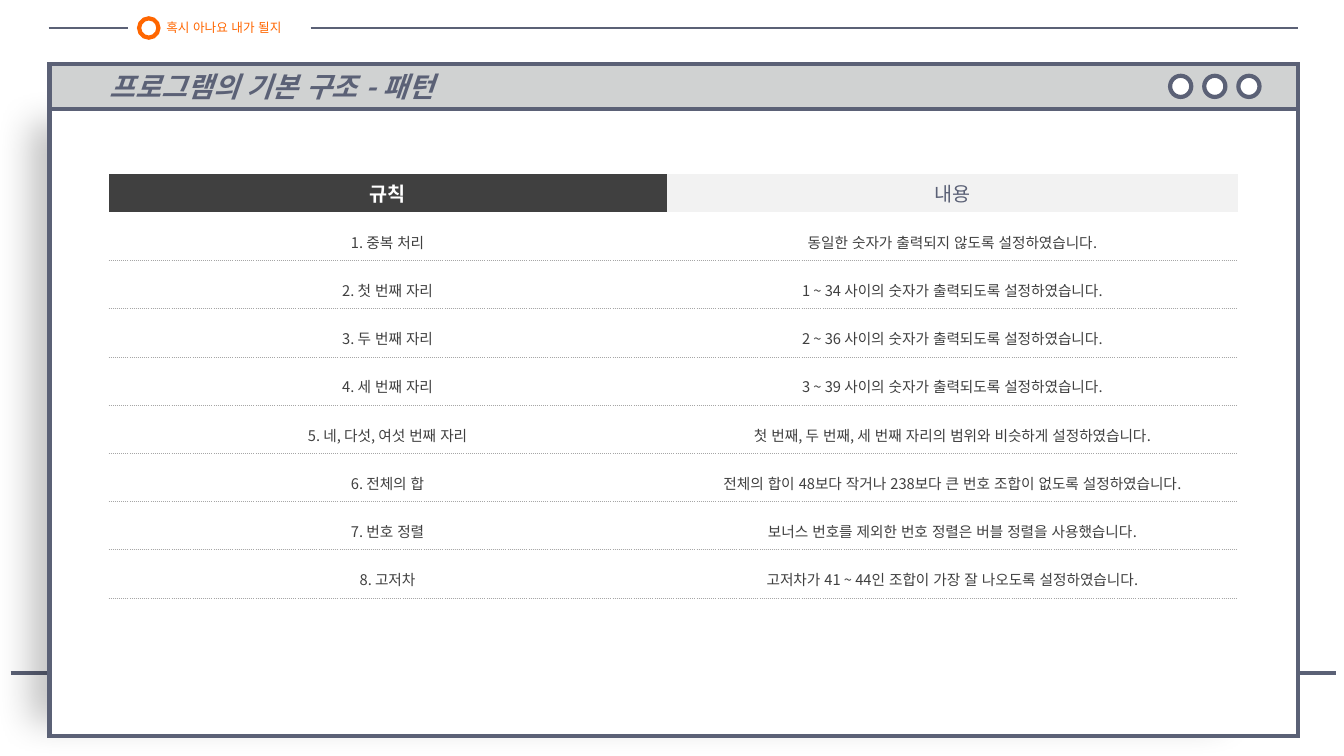
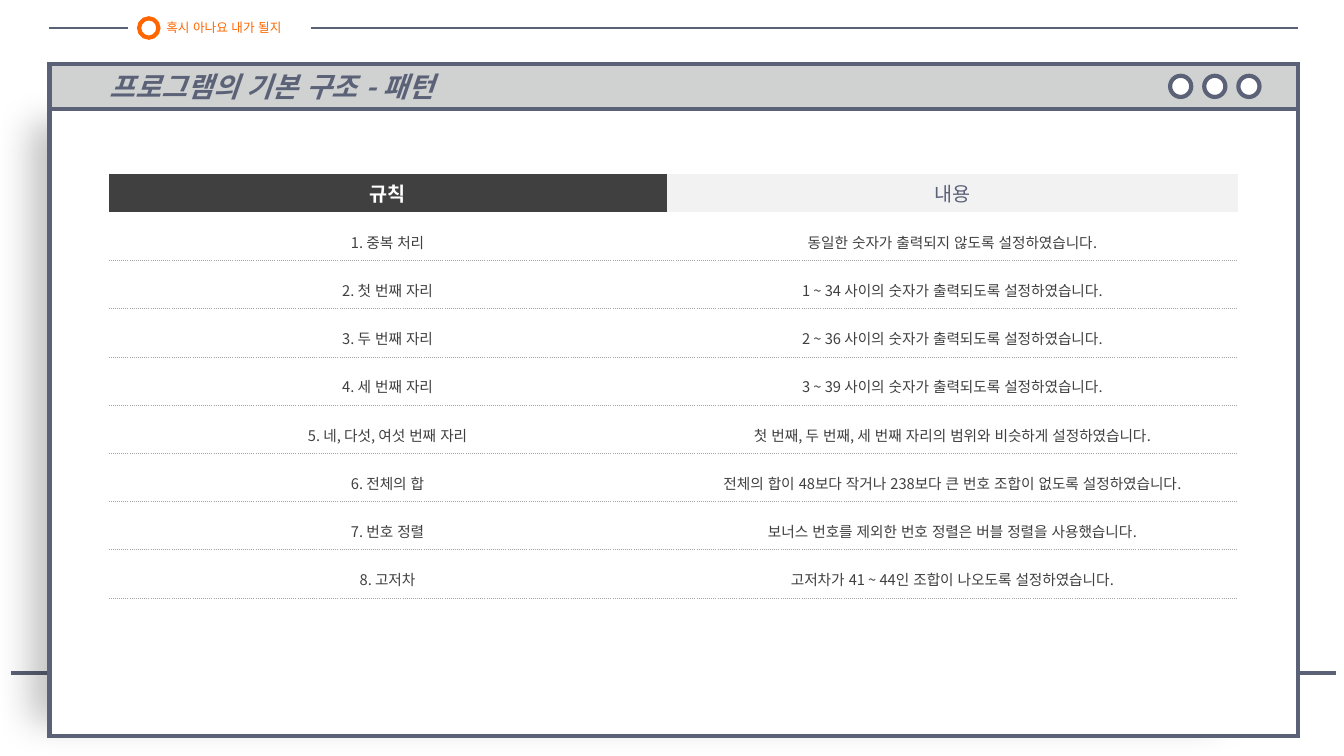
Before and after one commit to galaxy-light/201126-210604, a slide deck: slide 6 of 포트폴리오/로또 번호 추첨기/로또 번호 추첨기 - 양화영.pptx. Drawn at 1344x756 pixels with LibreOffice and Linux fonts; fonts in the diff are those of the drawing. Boxes give left, top, right and bottom in pixels: in the first picture for what was removed or moved away, otherwise in the second. Text is boxed around its words. In the diff, an @@ line names an element or a change of style, - is before the commit and + after.

Commit message:
포트폴리오

```diff
--- a/포트폴리오/로또 번호 추첨기/로또 번호 추첨기 - 양화영.pptx
+++ b/포트폴리오/로또 번호 추첨기/로또 번호 추첨기 - 양화영.pptx
@@ table at <box>109,173,1239,595</box> @@
-row 9, column 2: 고저차가 41 ~ 44인 조합이 가장 잘 나오도록 설정하였습니다.
+row 9, column 2: 고저차가 41 ~ 44인 조합이 나오도록 설정하였습니다.
```
